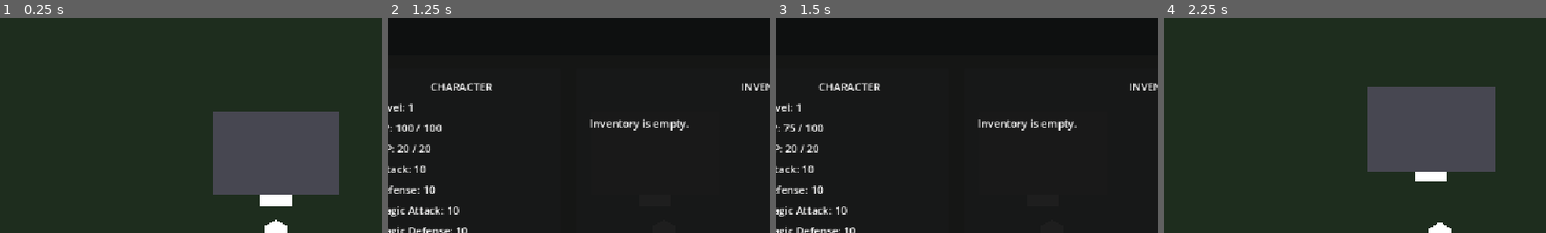
Above: before the commit, frames 1-4 (left to right).
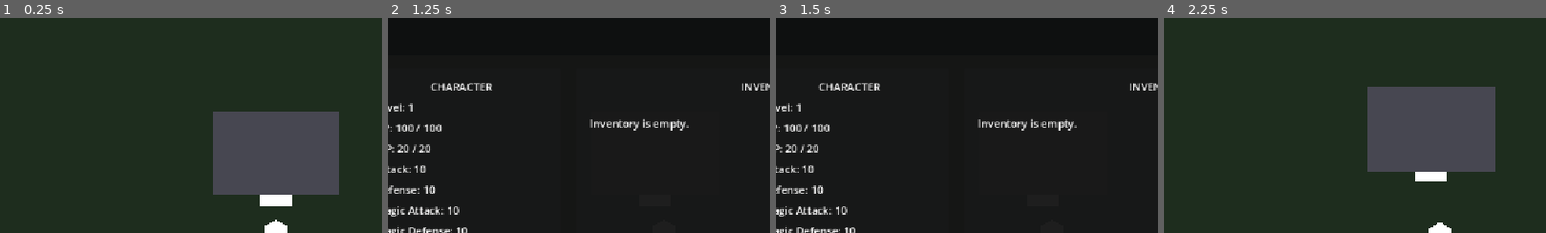
Above: after the commit, the same moments.

Repository: salexume94-pixel/Scripts
Game: Godot game, scene res://scenes/World.tscn
Same seed, same stepped clock (60 frames per second), same inputs: the game is played once before the commit and once after it.
Inputs:
- Up to frame 1 (0.25 s): no input
- Up to frame 2 (1.25 s): tap Enter at 0.5 s; hold Right (ui_right) from 0.53 s (still down); tap I at 0.6 s
- Up to frame 3 (1.5 s): release Right (ui_right) at 1.25 s; click "Test Damage (-25 HP)" at 1.25 s
- Up to frame 4 (2.25 s): tap I at 2 s; hold Down (ui_down) from 2.03 s (still down); tap E at 2.1 s
The pictures show only the part of the screen within x 14-64%, y 0-50%; the shares and areas given below are measured in that part.

Frames 1-2 are identical in both runs. In frame 3, 0.3% of the frame differs, in the area x 2-15%, y 49-53%; in frame 4, nothing differs.
Error after the commit: Invalid access to property or key 'pressed' on a base object of type 'null instance'. (res://ui/inventory_character_hud.gd:38)

Commit message:
Move test damage action into debug system

Diff:
--- a/ui/inventory_character_hud.gd
+++ b/ui/inventory_character_hud.gd
@@ -15,7 +15,7 @@
 @onready var magic_defense_label: Label = $Screen/Panel/Margin/Columns/CharacterPanel/CharacterMargin/CharacterVBox/MagicDefenseLabel
 @onready var speed_label: Label = $Screen/Panel/Margin/Columns/CharacterPanel/CharacterMargin/CharacterVBox/SpeedLabel
 @onready var equipment_label: Label = $Screen/Panel/Margin/Columns/CharacterPanel/CharacterMargin/CharacterVBox/EquipmentLabel
-@onready var test_damage_button: Button = $Screen/Panel/Margin/Columns/CharacterPanel/CharacterMargin/CharacterVBox/TestDamageButton
+@onready var test_damage_button: Button = $Screen/Panel/Margin/Columns/CharacterPanel/CharacterMargin/CharacterVBox/DebugPanel/DebugMargin/DebugVBox/TestDamageButton
 @onready var unequip_button: Button = $Screen/Panel/Margin/Columns/CharacterPanel/CharacterMargin/CharacterVBox/UnequipButton
 @onready var inventory_grid: GridContainer = $Screen/Panel/Margin/Columns/InventoryPanel/InventoryMargin/InventoryVBox/InventoryGrid
 @onready var item_name_label: Label = $Screen/Panel/Margin/Columns/InventoryPanel/InventoryMargin/InventoryVBox/ItemDetails/DetailsMargin/DetailsVBox/ItemName
@@ -26,6 +26,7 @@
 const ITEM_DATA_SCRIPT = preload("res://items/item_data.gd")
 const TEST_ITEMS_SCRIPT = preload("res://items/test_items.gd")
 const ITEM_USE_SYSTEM = preload("res://systems/item_use_system.gd")
+const DEBUG_SYSTEM = preload("res://systems/debug_system.gd")
 
 var selected_item_id: String = ""
 
@@ -35,6 +36,7 @@
 	screen.visible = false
 	unequip_button.pressed.connect(_on_unequip_button_pressed)
 	test_damage_button.pressed.connect(_on_test_damage_button_pressed)
+	test_damage_button.visible = OS.is_debug_build()
 	item_action_button.pressed.connect(_on_item_action_button_pressed)
 	_set_player_movement_enabled(true)
 	_refresh_screen()
@@ -210,16 +212,13 @@
 
 
 func _on_test_damage_button_pressed() -> void:
-	# This temporary development control creates a known damaged state so the
-	# Test Potion can be verified before the combat system is implemented.
-	var player := get_tree().current_scene.get_node_or_null("Player")
-	if player == null:
-		return
-
-	var stats = player.get_node_or_null("PlayerStats")
-	if stats != null:
-		stats.take_damage(25)
-
+	# The HUD only requests the debug action. DebugSystem owns the test behavior
+	# so normal Character/Inventory presentation remains separate from testing.
+	var player := get_tree().current_scene.get_node_or_null("Player")
+	if player == null:
+		return
+
+	DEBUG_SYSTEM.test_damage(player, 25)
 	_refresh_screen()
 
 
